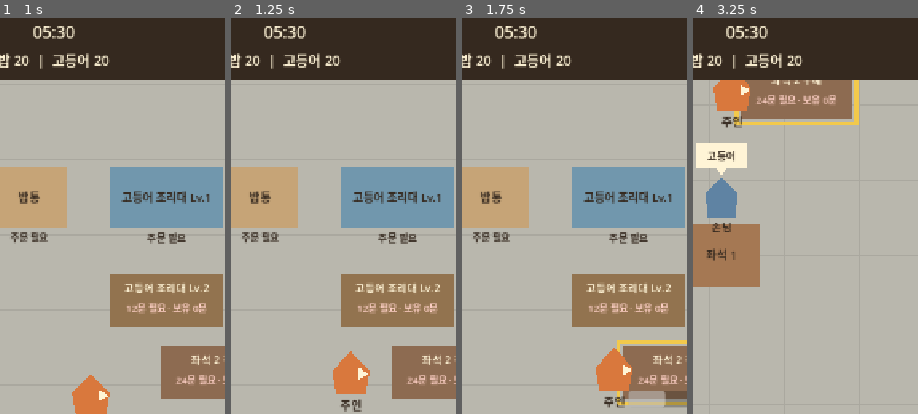
Above: before the commit, frames 1-4 (left to right).
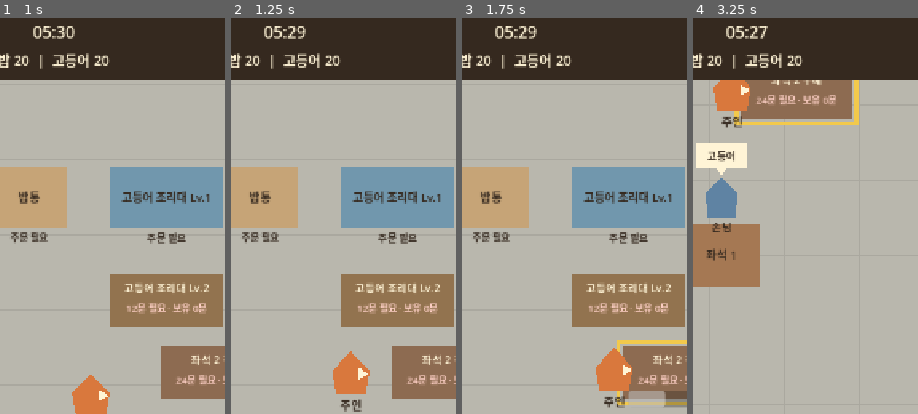
Above: after the commit, the same moments.

Repository: KwangSon/street
Game: Godot game, scene res://srcs/main.tscn
Two runs of this game, one before a commit and one after it. Both use one fixed random seed, a clock stepped at 60 frames per second and the inputs below.
Inputs (mouse positions are % of the whole screen's width and height, from its top left):
- Up to frame 1 (1 s): tap Enter at 0.5 s; move the mouse to (72, 44) at 0.52 s; hold Right from 0.53 s (still down); hold Shift from 0.53 s (still down); click (72, 44) at 0.67 s
- Up to frame 2 (1.25 s): keep holding Right; keep holding Shift
- Up to frame 3 (1.75 s): release Right at 1.25 s; release Shift at 1.25 s; drag from (30, 55) to (45, 70) at 1.27 s
- Up to frame 4 (3.25 s): move the mouse to (60, 27) at 2.02 s; hold Right 2.03-2.75 s; tap Ctrl at 2.1 s; tap Space at 2.75 s; drag from (45, 70) to (20, 34) at 2.77 s
The pictures show only the part of the screen within x 38-88%, y 0-50%; the shares and areas given below are measured in that part.

Frame 1 is identical in both runs. In frame 2, 0.1% of the frame differs, in the area x 24-34%, y 2-6%; in frame 3, 0.1%; in frame 4, 0.2%.

Commit message:
feat: close customer entry when service ends

Diff:
--- a/srcs/day/day_customer_manager.gd
+++ b/srcs/day/day_customer_manager.gd
@@ -19,6 +19,7 @@
 var _customers: Dictionary = {}
 var _payments: Dictionary = {}
 var _spawn_time_remaining: float = DEFAULT_SPAWN_INTERVAL
+var _closing_queue: bool = false
 
 
 func configure(
@@ -33,10 +34,19 @@
 
 func _ready() -> void:
 	_spawn_time_remaining = spawn_interval
-	call_deferred("_spawn_customer")
+	if not GameManager.state_changed.is_connected(
+		_on_game_state_changed
+	):
+		GameManager.state_changed.connect(_on_game_state_changed)
+	if GameManager.is_accepting_customers():
+		call_deferred("_spawn_customer")
+	else:
+		call_deferred("_dismiss_waiting_queue")
 
 
 func _process(delta: float) -> void:
+	if not GameManager.is_accepting_customers():
+		return
 	if GameManager.get_customer_queue().size() >= (
 		GameManager.MAX_CUSTOMER_QUEUE
 	):
@@ -87,6 +97,8 @@
 
 
 func _spawn_customer() -> void:
+	if not GameManager.is_accepting_customers():
+		return
 	if (
 		not _has_available_seat()
 		and GameManager.get_customer_queue().size()
@@ -248,8 +260,31 @@
 	_customers.erase(customer_id)
 	if customer != null:
 		customer.queue_free()
+	if not GameManager.is_accepting_customers():
+		return
 	if _customers.is_empty():
 		_spawn_customer()
 	else:
 		_promote_next_customer()
 		_spawn_time_remaining = maxf(spawn_interval, 0.01)
+
+
+func _on_game_state_changed() -> void:
+	if not GameManager.is_accepting_customers():
+		_dismiss_waiting_queue()
+
+
+func _dismiss_waiting_queue() -> void:
+	if _closing_queue:
+		return
+	_closing_queue = true
+	var queued_customer_ids: Array[String] = (
+		GameManager.get_customer_queue()
+	)
+	for customer_id: String in queued_customer_ids:
+		if not GameManager.dismiss_queued_customer(customer_id):
+			continue
+		var customer: DayCustomer = get_customer(customer_id)
+		if customer != null:
+			customer.start_leaving(_entrance_position)
+	_closing_queue = false
--- a/srcs/globals/game_manager.gd
+++ b/srcs/globals/game_manager.gd
@@ -1,6 +1,7 @@
 extends Node
 
 signal state_changed
+signal service_time_changed(time_remaining: float)
 
 const SAVE_VERSION: int = 1
 
@@ -200,6 +201,71 @@
 	return customer_id
 
 
+func tick_service_time(delta: float) -> bool:
+	if (
+		String(state.get("screen", "")) != SCREEN_DAY
+		or String(state.get("phase", "")) != PHASE_SERVICE
+	):
+		return false
+	var previous_time: float = maxf(
+		float(state.get("service_time_remaining", 0.0)),
+		0.0
+	)
+	if previous_time <= 0.0:
+		_close_customer_entry()
+		return false
+	var next_time: float = maxf(
+		previous_time - maxf(delta, 0.0),
+		0.0
+	)
+	if is_equal_approx(previous_time, next_time):
+		return false
+
+	state["service_time_remaining"] = next_time
+	service_time_changed.emit(next_time)
+	if next_time <= 0.0:
+		_close_customer_entry()
+	return true
+
+
+func is_accepting_customers() -> bool:
+	if (
+		String(state.get("screen", "")) != SCREEN_DAY
+		or String(state.get("phase", "")) != PHASE_SERVICE
+		or float(state.get("service_time_remaining", 0.0)) <= 0.0
+	):
+		return false
+	_ensure_day_runtime_state()
+	return bool(
+		state["day_runtime"].get("accepting_customers", true)
+	)
+
+
+func dismiss_queued_customer(customer_id: String) -> bool:
+	_ensure_day_runtime_state()
+	var day_runtime: Dictionary = state["day_runtime"]
+	var customers: Dictionary = day_runtime["customers"]
+	if not customers.has(customer_id):
+		return false
+	var customer: Dictionary = customers[customer_id]
+	if (
+		String(customer.get("state", ""))
+		!= CUSTOMER_WAITING_IN_QUEUE
+	):
+		return false
+
+	customer["state"] = CUSTOMER_LEAVING
+	day_runtime["customer_queue"].erase(customer_id)
+	var day_stats: Dictionary = state.get("day_stats", {})
+	if not state.has("day_stats"):
+		state["day_stats"] = day_stats
+	day_stats["departed_customers"] = (
+		int(day_stats.get("departed_customers", 0)) + 1
+	)
+	state_changed.emit()
+	return true
+
+
 func try_assign_customer_to_seat(
 	customer_id: String,
 	seat_id: String
@@ -974,6 +1040,15 @@
 	)
 
 
+func _close_customer_entry() -> void:
+	_ensure_day_runtime_state()
+	var day_runtime: Dictionary = state["day_runtime"]
+	if not bool(day_runtime.get("accepting_customers", true)):
+		return
+	day_runtime["accepting_customers"] = false
+	state_changed.emit()
+
+
 func _create_default_day_runtime() -> Dictionary:
 	return {
 		"next_customer_id": 1,
@@ -984,6 +1059,7 @@
 		"payments": {},
 		"station_item": {},
 		"server_carried_item": {},
+		"accepting_customers": true,
 		"carried_item": {
 			"kind": "",
 			"menu": "",
@@ -1135,6 +1211,23 @@
 		day_runtime["customer_queue"] = normalized_queue
 		changed = true
 
+	var accepting_value: Variant = day_runtime.get(
+		"accepting_customers",
+		float(state.get("service_time_remaining", 0.0)) > 0.0
+	)
+	var normalized_accepting: bool = (
+		bool(accepting_value)
+		if typeof(accepting_value) == TYPE_BOOL
+		else float(state.get("service_time_remaining", 0.0)) > 0.0
+	)
+	if (
+		not day_runtime.has("accepting_customers")
+		or day_runtime["accepting_customers"]
+		!= normalized_accepting
+	):
+		day_runtime["accepting_customers"] = normalized_accepting
+		changed = true
+
 	var next_customer_value: Variant = day_runtime.get(
 		"next_customer_id",
 		1
--- a/srcs/screens/day_screen.gd
+++ b/srcs/screens/day_screen.gd
@@ -128,6 +128,7 @@
 var _server: DayServer
 var _inventory_label: Label
 var _currency_label: Label
+var _time_label: Label
 var _active_pointer_id: int = NO_POINTER_ID
 var _gesture_start: Vector2 = Vector2.ZERO
 var _gesture_last: Vector2 = Vector2.ZERO
@@ -143,8 +144,18 @@
 		_on_game_state_changed
 	):
 		GameManager.state_changed.connect(_on_game_state_changed)
+	if not GameManager.service_time_changed.is_connected(
+		_on_service_time_changed
+	):
+		GameManager.service_time_changed.connect(
+			_on_service_time_changed
+		)
 	_reset_camera()
 	get_viewport().size_changed.connect(_on_viewport_size_changed)
+
+
+func _process(delta: float) -> void:
+	GameManager.tick_service_time(delta)
 
 
 func _exit_tree() -> void:
@@ -568,7 +579,7 @@
 		Rect2(24.0, 14.0, 180.0, 42.0),
 		HORIZONTAL_ALIGNMENT_LEFT
 	)
-	_add_hud_label(
+	_time_label = _add_hud_label(
 		hud,
 		"TimeLabel",
 		_format_time(time_remaining),
@@ -694,6 +705,11 @@
 		_player.set_carried_item(GameManager.get_carried_item())
 
 
+func _on_service_time_changed(time_remaining: float) -> void:
+	if _time_label != null:
+		_time_label.text = _format_time(time_remaining)
+
+
 func _on_customer_interactable_created(
 	interactable: DayInteractable
 ) -> void:
--- a/tests/test_day_screen.gd
+++ b/tests/test_day_screen.gd
@@ -255,6 +255,62 @@
 	assert_eq(server.get_server_state(), DayServer.ServerState.IDLE)
 
 
+func test_timer_expiry_stops_spawns_and_dismisses_queue() -> void:
+	var screen: DayScreen = await _create_screen()
+	var customer_manager: DayCustomerManager = (
+		screen.get_customer_manager()
+	)
+	customer_manager.spawn_interval = 0.01
+	customer_manager._spawn_time_remaining = 0.01
+	await wait_physics_frames(20)
+	assert_eq(GameManager.get_customer_queue().size(), 3)
+
+	GameManager.state["service_time_remaining"] = 0.01
+	await wait_physics_frames(5)
+
+	assert_false(GameManager.is_accepting_customers())
+	assert_true(GameManager.get_customer_queue().is_empty())
+	assert_eq(
+		GameManager.state["day_stats"]["departed_customers"],
+		3
+	)
+	assert_eq(
+		screen.get_node("FixedUI/HUD/TimeLabel").text,
+		"00:00"
+	)
+	var next_customer_id: int = int(
+		GameManager.state["day_runtime"]["next_customer_id"]
+	)
+	await wait_physics_frames(180)
+	assert_eq(
+		GameManager.state["day_runtime"]["next_customer_id"],
+		next_customer_id
+	)
+
+
+func test_timer_expiry_keeps_existing_order_playable() -> void:
+	var screen: DayScreen = await _create_screen()
+	var customer: DayCustomer = (
+		screen.get_customer_manager().get_customer("customer_1")
+	)
+	customer.position = customer.get_seat_target()
+	await wait_physics_frames(2)
+	assert_eq(
+		GameManager.get_day_customer("customer_1")["state"],
+		GameManager.CUSTOMER_WAITING_FOR_ORDER
+	)
+
+	GameManager.state["service_time_remaining"] = 0.01
+	await wait_physics_frames(5)
+
+	assert_false(GameManager.is_accepting_customers())
+	assert_true(GameManager.try_accept_waiting_order("customer_1"))
+	assert_true(GameManager.try_collect_mackerel_for_order())
+	assert_true(GameManager.try_collect_rice_for_order())
+	assert_true(GameManager.try_start_active_order_craft())
+	assert_true(GameManager.complete_active_order_craft())
+
+
 func test_initial_customer_reserves_seat_and_shows_order() -> void:
 	var screen: DayScreen = await _create_screen()
 	var customer_manager: DayCustomerManager = (
--- a/tests/test_game_manager.gd
+++ b/tests/test_game_manager.gd
@@ -29,6 +29,7 @@
 	assert_true(
 		state["day_runtime"]["server_carried_item"].is_empty()
 	)
+	assert_true(state["day_runtime"]["accepting_customers"])
 
 
 func test_apply_loaded_state_deep_copies_and_preserves_extra_keys() -> void:
@@ -62,6 +63,53 @@
 	assert_true(GameManager.apply_loaded_game_state(source_state))
 	assert_true(GameManager.state["day_runtime"]["orders"].is_empty())
 	assert_true(GameManager.state["future_data"]["keep"])
+
+
+func test_service_timer_closes_customer_entry_at_zero() -> void:
+	GameManager.state = GameManager.create_default_game_state()
+	GameManager.state["service_time_remaining"] = 0.05
+
+	assert_true(GameManager.tick_service_time(0.02))
+	assert_almost_eq(
+		GameManager.state["service_time_remaining"],
+		0.03,
+		0.0001
+	)
+	assert_true(GameManager.is_accepting_customers())
+
+	assert_true(GameManager.tick_service_time(0.05))
+	assert_eq(GameManager.state["service_time_remaining"], 0.0)
+	assert_false(GameManager.is_accepting_customers())
+	assert_false(
+		GameManager.state["day_runtime"]["accepting_customers"]
+	)
+	assert_false(GameManager.tick_service_time(1.0))
+
+
+func test_service_timer_does_not_run_outside_day_service() -> void:
+	GameManager.state = GameManager.create_default_game_state()
+	GameManager.state["phase"] = GameManager.PHASE_SETTLEMENT
+
+	assert_false(GameManager.tick_service_time(10.0))
+	assert_eq(GameManager.state["service_time_remaining"], 330.0)
+
+
+func test_closing_dismisses_queued_customer_as_departed() -> void:
+	GameManager.state = GameManager.create_default_game_state()
+	var customer_id: String = GameManager.create_day_customer()
+	assert_true(GameManager.try_enqueue_day_customer(customer_id))
+	GameManager.state["service_time_remaining"] = 0.0
+	assert_false(GameManager.tick_service_time(0.1))
+
+	assert_false(GameManager.is_accepting_customers())
+	assert_true(GameManager.dismiss_queued_customer(customer_id))
+	assert_true(GameManager.get_customer_queue().is_empty())
+	assert_eq(
+		GameManager.get_day_customer(customer_id)["state"],
+		GameManager.CUSTOMER_LEAVING
+	)
+	assert_eq(GameManager.state["day_stats"]["departed_customers"], 1)
+	assert_false(GameManager.dismiss_queued_customer(customer_id))
 
 
 func test_order_requires_mackerel_then_rice_before_crafting() -> void:
Not shown, changed: AGENTS.md
Not shown, changed: README.md
Not shown, changed: docs/10_implementation_order.md
